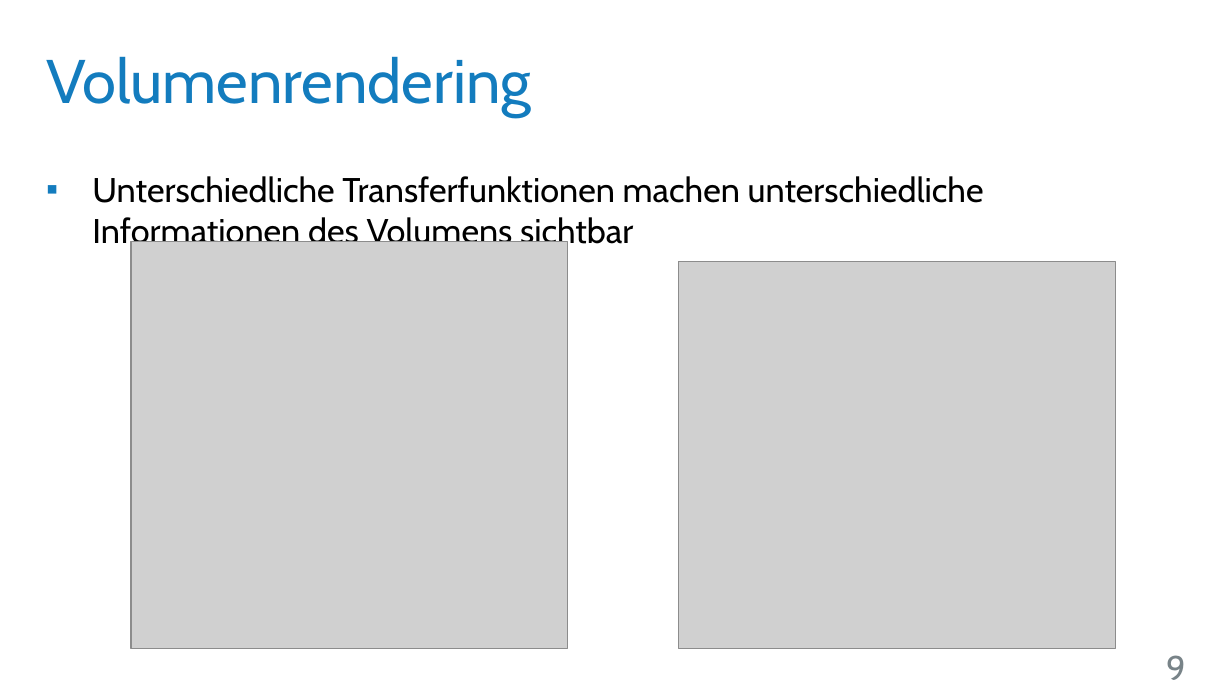
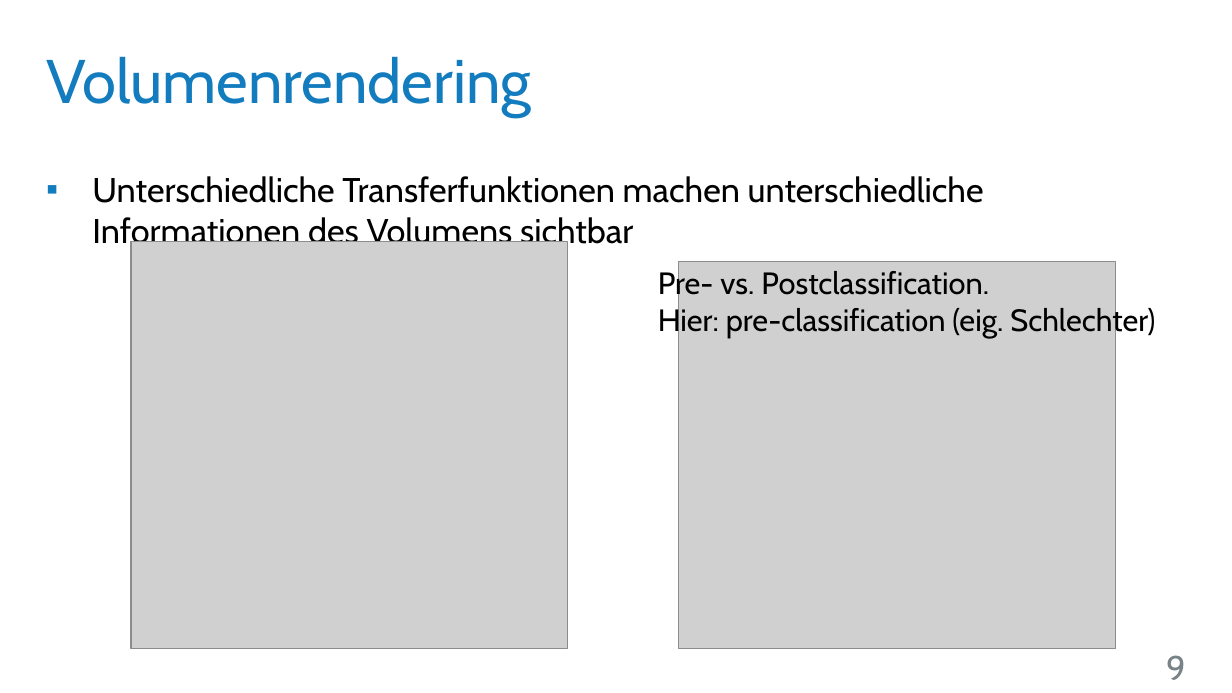
Before and after one commit to UniStuttgart-VISUS/FoveatedVolumeRendering, a slide deck: slide 9 of Dokumente/Vortrag/Wahrnehmungsorientiertes_Volumen-Rendering.pptx. Drawn at 1232x693 pixels with LibreOffice and Linux fonts; fonts in the diff are those of the drawing; grey boxes stand for pictures; background and template pictures are left out. Boxes give left, top, right and bottom in pixels: in the first picture for what was removed or moved away, otherwise in the second. Text is boxed around its words. In the diff, an @@ line names an element or a change of style, - is before the commit and + after.

```diff
--- a/Dokumente/Vortrag/Wahrnehmungsorientiertes_Volumen-Rendering.pptx
+++ b/Dokumente/Vortrag/Wahrnehmungsorientiertes_Volumen-Rendering.pptx
@@ text added at (x1=658, y1=268, x2=1155, y2=338), 18 pt, text #000000 @@
+Pre- vs. Postclassification.
+Hier: pre-classification (eig. Schlechter)
```
Also in this commit, not shown: 10 other slides changed, 3 slides added, 2 slides removed.
